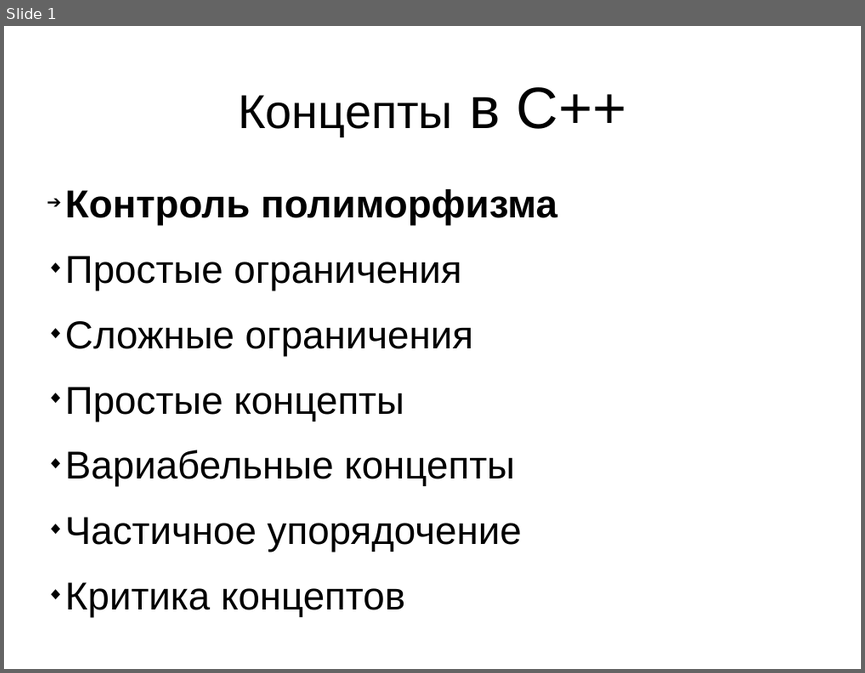
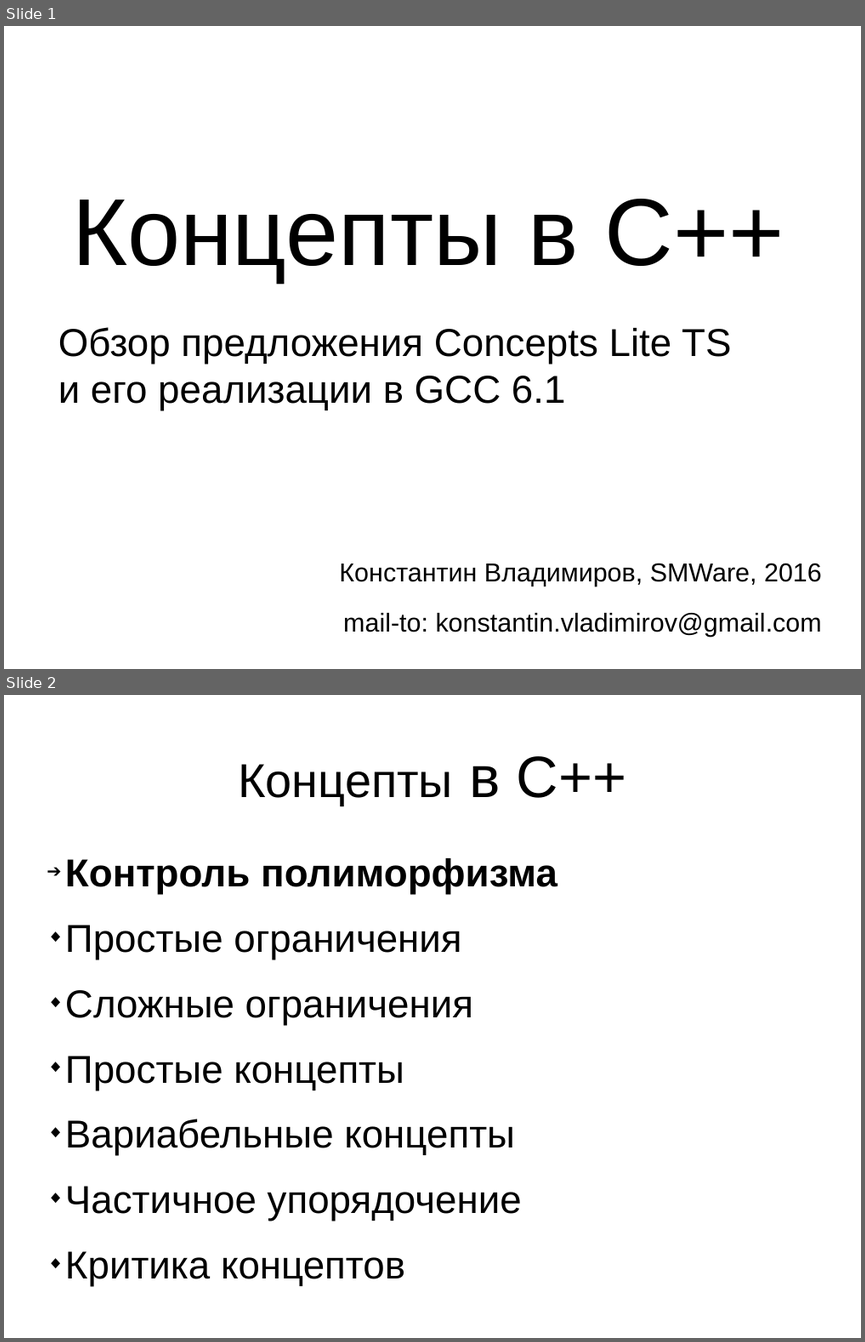
Before and after one commit to MIPT-ILab/cpp-lects-rus, a slide deck: cpp_code/concepts-talk/concepts.odp. Shown one above the other, each under a label of ours: slide 1 before the commit, slides 1 and 2 after it. The pictures are 865x673 and 865x1342 pixels, drawn with LibreOffice and Linux fonts; fonts in the diff are those of the drawing. Boxes give left, top, right and bottom in pixels: in the first picture for what was removed or moved away, otherwise in the second. Text is boxed around its words. In the diff, an @@ line names an element or a change of style, - is before the commit and + after.

Commit message:
Fixing some more important TODOs, also adding pdf version of slides

```diff
--- a/cpp_code/concepts-talk/concepts.odp
+++ b/cpp_code/concepts-talk/concepts.odp
@@ slide 1 added at [4,26,861,669], background #FFFFFF @@
@@ title added at [72,199,784,282], 88 pt, text #000000 @@
+Концепты в C++
@@ text added at [58,327,731,410], 36 pt, text #000000 @@
+Обзор предложения Concepts Lite TS
+и его реализации в GCC 6.1
@@ subtitle added at [339,562,822,636], 24 pt, text #000000 @@
+Константин Владимиров, SMWare, 2016
+mail-to: konstantin.vladimirov@gmail.com
@@ what was slide 1 is now slide 2 @@
```
Also in this commit, not shown: 2 other files.
